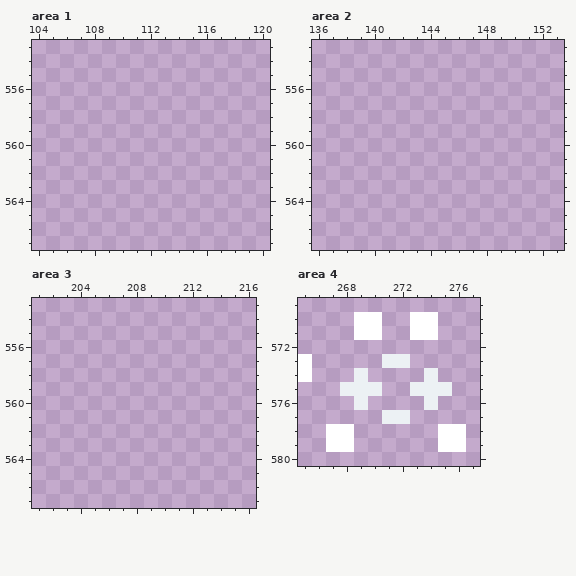
Pixel-art file -- Leore/Content/effects.aseprite. This is how it looked before the edit.
320x640 pixels, 1 frame. Colours within 5 levels of each other are drawn and written as one. Shown: area 1: x 104..120, y 553..567; area 2: x 136..153, y 553..567; area 3: x 201..216, y 553..567; area 4: x 265..277, y 569..580. The commit also changed other parts of the picture, which this record leaves out.
New version:
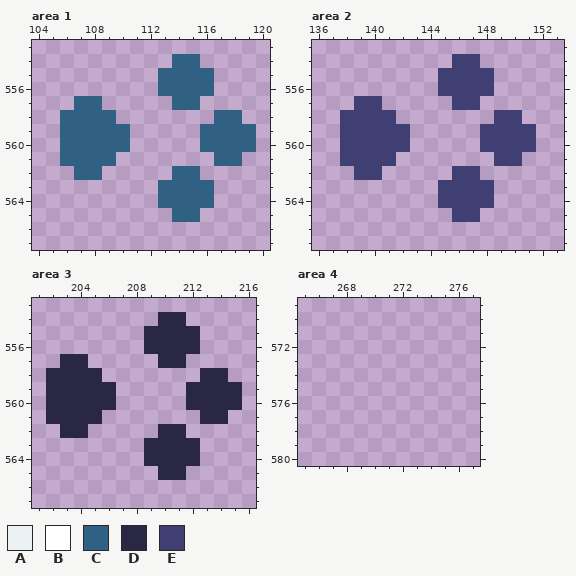
Palette (. is transparent): A #ecf1f4  B #ffffff  C #306082  D #292744  E #3f3f74
Change:
Area 1:
y 554: x 114..115 .. -> CC
y 555..556: x 113..116 .... -> CCCC
y 557: x 107..108 .. -> CC; x 114..115 .. -> CC
y 558: x 106..109 .... -> CCCC; x 117..118 .. -> CC
y 559..560: x 106..110 ..... -> CCCCC; x 116..119 .... -> CCCC
y 561: x 106..109 .... -> CCCC; x 117..118 .. -> CC
y 562: x 107..108 .. -> CC; x 114..115 .. -> CC
y 563..564: x 113..116 .... -> CCCC
y 565: x 114..115 .. -> CC
Area 2:
y 554: x 146..147 .. -> EE
y 555..556: x 145..148 .... -> EEEE
y 557: x 139..140 .. -> EE; x 146..147 .. -> EE
y 558: x 138..141 .... -> EEEE; x 149..150 .. -> EE
y 559..560: x 138..142 ..... -> EEEEE; x 148..151 .... -> EEEE
y 561: x 138..141 .... -> EEEE; x 149..150 .. -> EE
y 562: x 139..140 .. -> EE; x 146..147 .. -> EE
y 563..564: x 145..148 .... -> EEEE
y 565: x 146..147 .. -> EE
Area 3:
y 554: x 210..211 .. -> DD
y 555..556: x 209..212 .... -> DDDD
y 557: x 203..204 .. -> DD; x 210..211 .. -> DD
y 558: x 202..205 .... -> DDDD; x 213..214 .. -> DD
y 559..560: x 202..206 ..... -> DDDDD; x 212..215 .... -> DDDD
y 561: x 202..205 .... -> DDDD; x 213..214 .. -> DD
y 562: x 203..204 .. -> DD; x 210..211 .. -> DD
y 563..564: x 209..212 .... -> DDDD
y 565: x 210..211 .. -> DD
Area 4:
y 570..571: x 269..270 BB -> ..; x 273..274 BB -> ..
y 573: x 265 B -> .; x 271..272 AA -> ..
y 574: x 265 B -> .; x 269 A -> .; x 274 A -> .
y 575: x 268..270 AAA -> ...; x 273..275 AAA -> ...
y 576: x 269 A -> .; x 274 A -> .
y 577: x 271..272 AA -> ..
y 578..579: x 267..268 BB -> ..; x 275..276 BB -> ..
